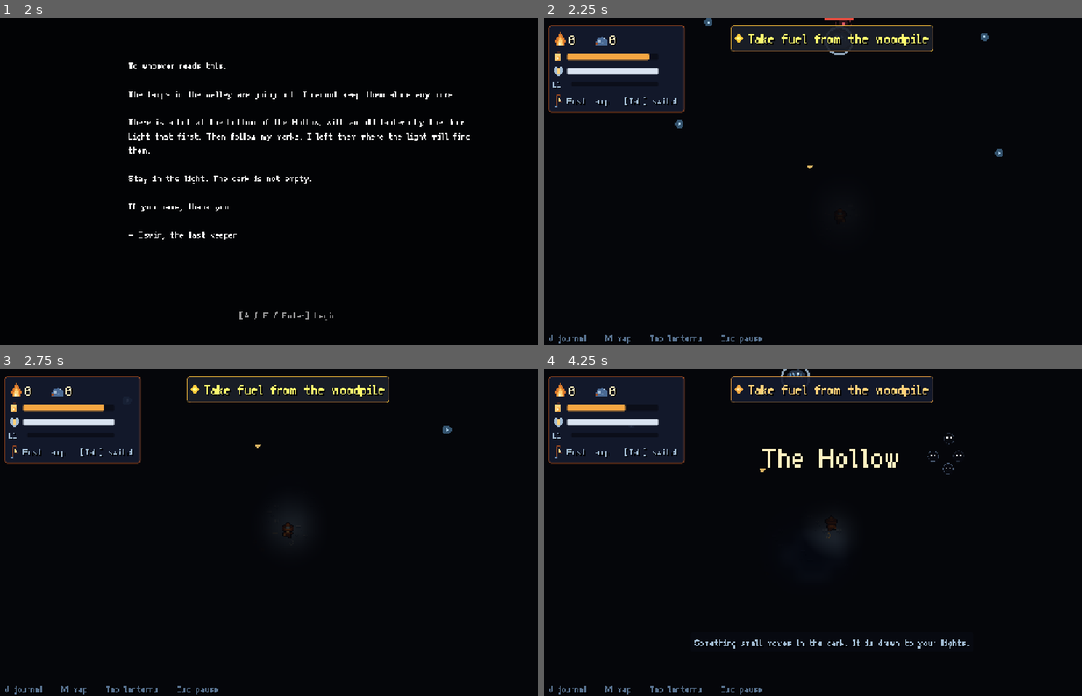
Above: before the commit, frames 1-4 (two rows, left to right).
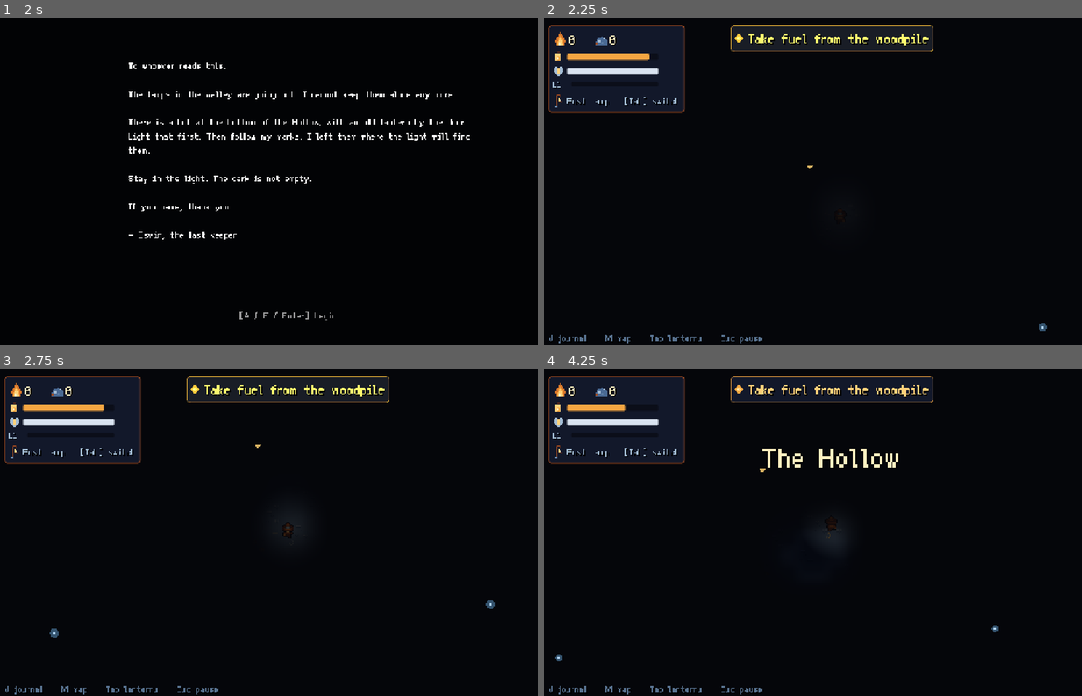
Above: after the commit, the same moments.

Repository: tim-carey-code/lantern-keeper
Game: Godot game, scene res://scenes/menu/slots.tscn
Same seed, same stepped clock (60 frames per second), same inputs: the game is played once before the commit and once after it.
Inputs (mouse positions are in pixels of both pictures, inside the frame that each line leads up to):
- Up to frame 1 (2 s): click "Slot 1 New game" at 0.5 s; tap Enter (ui_accept) at 1.25, 1.52 s; move the mouse to (414, 165) at 1.27 s; press the mouse at (414, 165) at 1.28 s; hold D (move_right) from 1.28 s (still down)
- Up to frame 2 (2.25 s): tap Enter (ui_accept) at 2 s; move the mouse to (716, 197) at 2.02 s; release D (move_right) at 2.03 s; release the mouse at (716, 197) at 2.03 s; hold S (move_down) from 2.03 s (still down); tap Shift (dash) at 2.1 s
- Up to frame 3 (2.75 s): keep holding S (move_down); tap Enter (ui_accept) at 2.27 s
- Up to frame 4 (4.25 s): move the mouse to (888, 460) at 2.77 s; release S (move_down) at 2.78 s; hold D (move_right) 2.78-3.53 s; tap F (flare) at 2.85 s; move the mouse to (802, 597) at 3.52 s; hold W (move_up) from 3.53 s (still down); tap E (interact) at 3.6 s; click (802, 597) at 3.67 s; tap Enter (ui_accept) at 3.77 s

Frame 1 is identical in both runs. In frame 2, 0.2% of the frame differs, in the area x 24-94%, y 0-96%; in frame 3, 0.1%; in frame 4, 0.5%, in the area x 2-85%, y 0-90%.

Commit message:
A calm start: nothing hostile within 16 tiles of the hut
Owner: the start still wasn't calm. Two packs were 11 tiles from the hut
(the ledger is 3 tiles closer), and the Clinker sat exactly in its own
charge range of the hut. The Clinker's post moves to 17 tiles north, the
near packs to the southern corners, the rest out to match. Test added.

Diff:
--- a/scripts/main/main.gd
+++ b/scripts/main/main.gd
@@ -414,7 +414,8 @@
 
 ## Keeper's Light prototype content, limited to the Hollow.
 func _place_hollow_prototype() -> void:
-	var post_pos := fog.tile_center(Vector2i(24, 58))
+	# A calm start (owner): nothing hostile within 16 tiles of the hut. The Clinker's post sits just past that.
+	var post_pos := _spot_in_region(Vector2i(24, 51), FogGrid.R_HOLLOW)
 	var post := _add_landmark("crook_post", "A keeper's post", "post", post_pos,
 		"A keeper's crook, fallen across the path. The lamp on it is cold, but whole.\nTied to it: Plant one where you mean to stand. The small ones will not come into it. - Oswin")
 	post.unlock_kind = "post"
@@ -424,7 +425,7 @@
 	var clinker := Clinker.new()
 	clinker.position = post_pos
 	$FogLayer/Wicklings.add_child(clinker)
-	var nest_tiles := [Vector2i(21, 53), Vector2i(27, 50), Vector2i(30, 47)]
+	var nest_tiles := [Vector2i(16, 50), Vector2i(27, 49), Vector2i(31, 46)]
 	for i in nest_tiles.size():
 		var nest := WickNest.new()
 		nest.foe_id = "nest_hollow_%d" % (i + 1)
@@ -432,9 +433,9 @@
 		$FogLayer/Wicklings.add_child(nest)
 	var packs := [
 		# [tile, how many, Spitwicks, shelled elites]: tougher the further north (toward the WayLamp)
-		[Vector2i(13, 64), 3, 0, 0], [Vector2i(35, 66), 4, 0, 0],
-		[Vector2i(15, 57), 4, 1, 0], [Vector2i(34, 58), 4, 1, 1],
-		[Vector2i(18, 49), 4, 0, 1], [Vector2i(29, 54), 5, 1, 1],
+		[Vector2i(8, 80), 3, 0, 0], [Vector2i(40, 80), 4, 0, 0],      # the quiet southern corners
+		[Vector2i(12, 55), 4, 1, 0], [Vector2i(38, 56), 4, 1, 1],
+		[Vector2i(18, 47), 4, 0, 1], [Vector2i(35, 50), 5, 1, 1],
 	]
 	for i in packs.size():
 		var row: Array = packs[i]
--- a/tools/tests/test_prototype_hollow.gd
+++ b/tools/tests/test_prototype_hollow.gd
@@ -93,6 +93,12 @@
 			check(focus is Button and focus.get_parent() == level_ui.cards and not focus.is_queued_for_deletion(), "and the controller's focus is on one of its new cards")
 		10:
 			check(not Tuning.kl_ambient_spawns, "nothing streams out of the fog: enemies wait in packs and nests")
+			var start: Vector2 = main.start
+			var too_close := []
+			for n in get_tree().get_nodes_in_group("enemy_pack") + get_tree().get_nodes_in_group("foe"):
+				if (n is EnemyPack or n is WickNest or n is Clinker) and n.global_position.distance_to(start) < 16.0 * FogGrid.TILE:
+					too_close.append("%s %s %s" % [n.get_class(), n.get_script().resource_path.get_file(), str(main.fog.tile_of(n.global_position))])
+			check(too_close.is_empty(), "a calm start: no pack, nest or Clinker within 16 tiles of the hut (%s)" % str(too_close))
 			var packs := get_tree().get_nodes_in_group("enemy_pack")
 			check(packs.any(func(p): return p.elites > 0), "the northern packs hold shelled elites")
 			print("RESULT fails=%d" % fails)
Not shown, added: scripts/ui/boss_bar.gd.uid
Not shown, added: scripts/ui/foe_bars.gd.uid
Not shown, changed: docs/DESIGN.md
